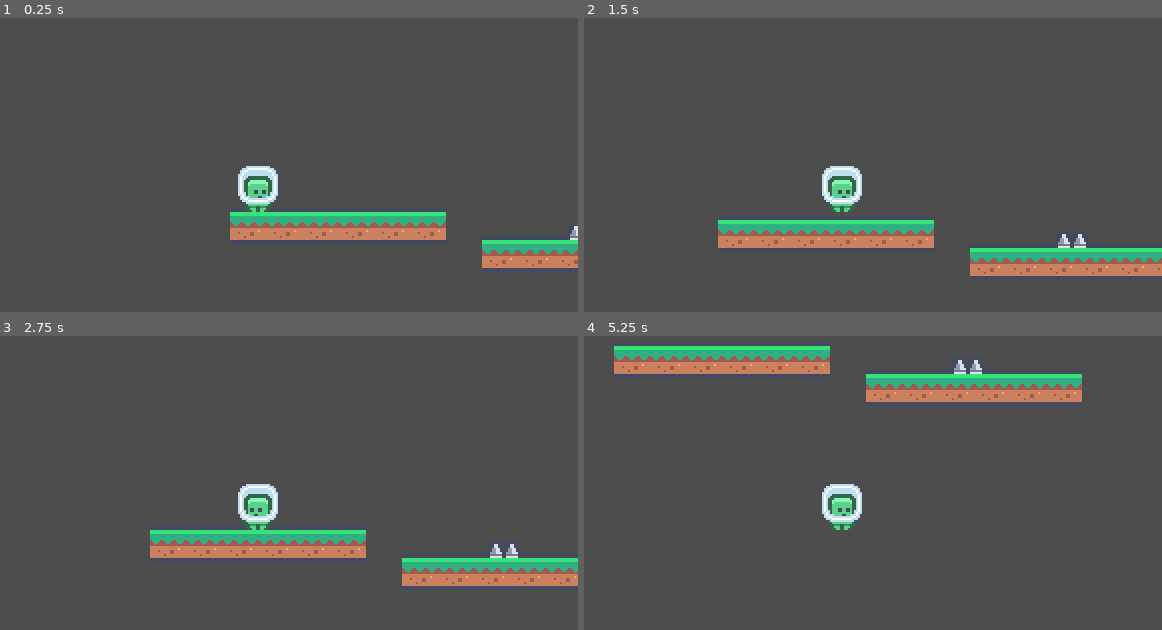
Above: before the commit, frames 1-4 (two rows, left to right).
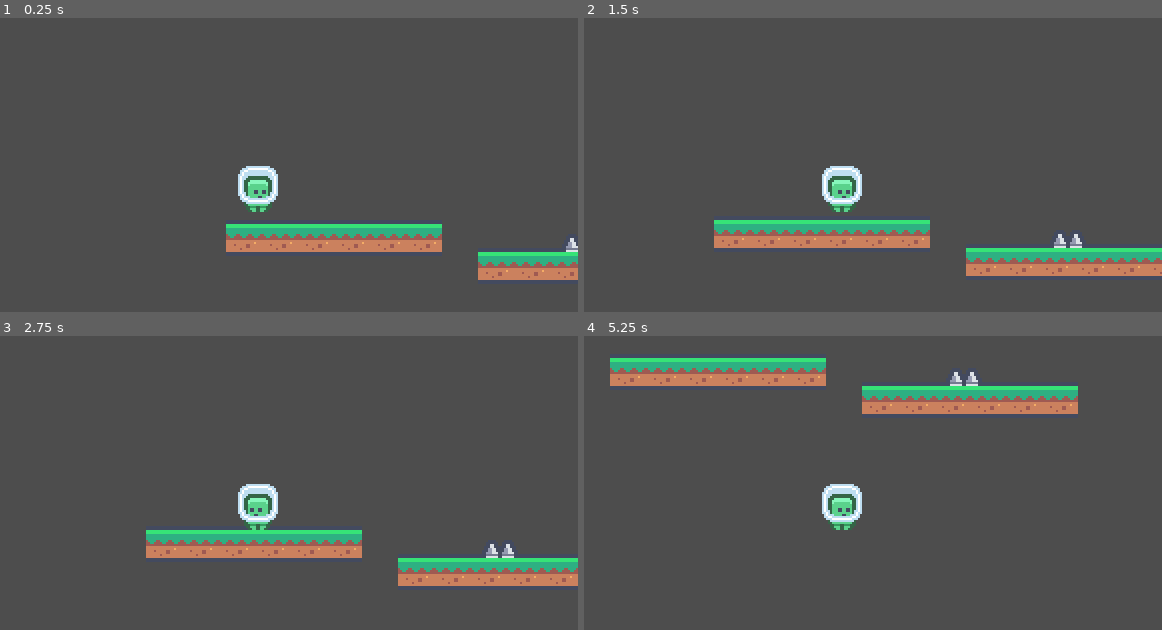
Above: after the commit, the same moments.

Repository: platz-halter/mario_clone
Game: Godot game, scene res://world.tscn
The game is run twice, just before and just after one commit, with the same random seed, the same clock (stepped at 60 frames per second) and the same inputs.
Inputs:
- Up to frame 1 (0.25 s): no input
- Up to frame 2 (1.5 s): hold Right (ui_right) from 0.53 s (still down); tap Up (ui_up) at 0.77 s
- Up to frame 3 (2.75 s): tap Up (ui_up) at 1.52 s; release Right (ui_right) at 2.03 s; hold Left (ui_left) from 2.03 s (still down)
- Up to frame 4 (5.25 s): release Left (ui_left) at 2.78 s; hold Right (ui_right) 2.78-4.28 s; tap Up (ui_up) at 3.02, 3.77, 4.52 s; hold Left (ui_left) 4.28-5.03 s; hold Right (ui_right) from 5.03 s (still down)

The runs differ from the first frame. In frame 1, 7.5% of the frame differs, in the area x 39-100%, y 65-90%; in frame 2, 1.4%; in frame 3, 1.3%; in frame 4, 10%, in the area x 4-87%, y 3-27%.

Commit message:
experimented a bit

Diff:
--- a/Levels/level_1.tscn
+++ b/Levels/level_1.tscn
@@ -7,7 +7,7 @@
 
 [node name="player_start" parent="." instance=ExtResource("3_gwb31")]
 unique_name_in_owner = true
-position = Vector2(27, 36)
+position = Vector2(29, 24)
 
 [node name="grass_floor" parent="." instance=ExtResource("2_80btb")]
 unique_name_in_owner = true
Not shown: 1 places in world.tscn that only renumber resources
